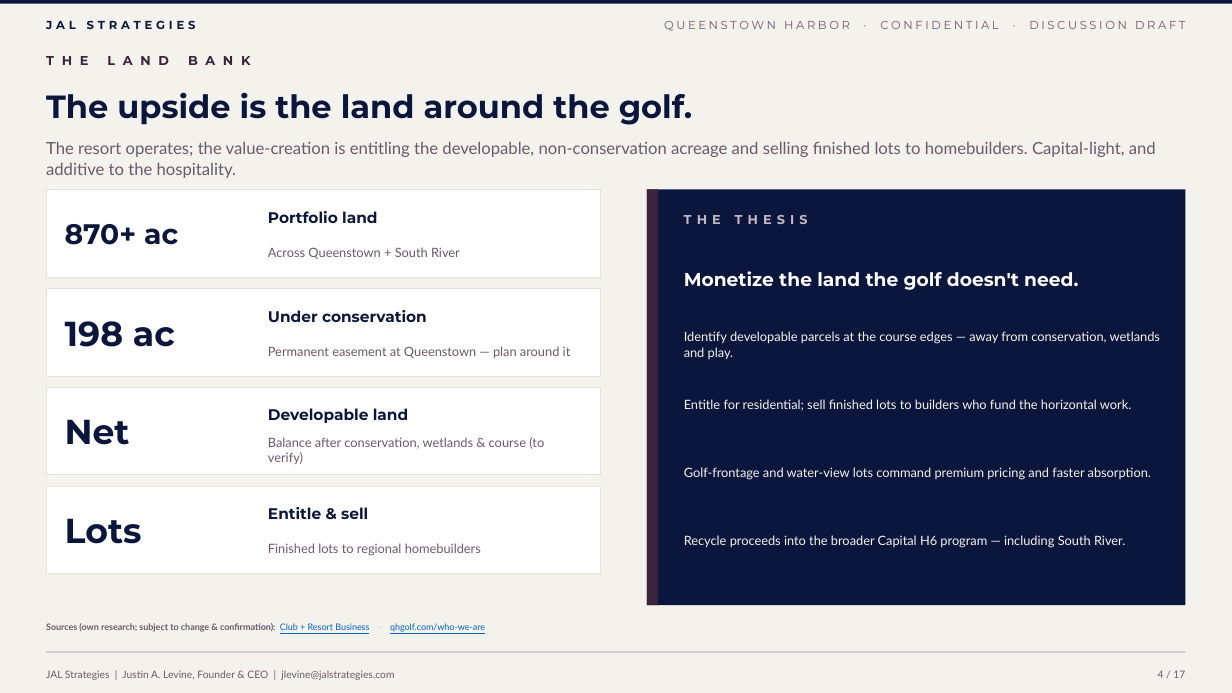
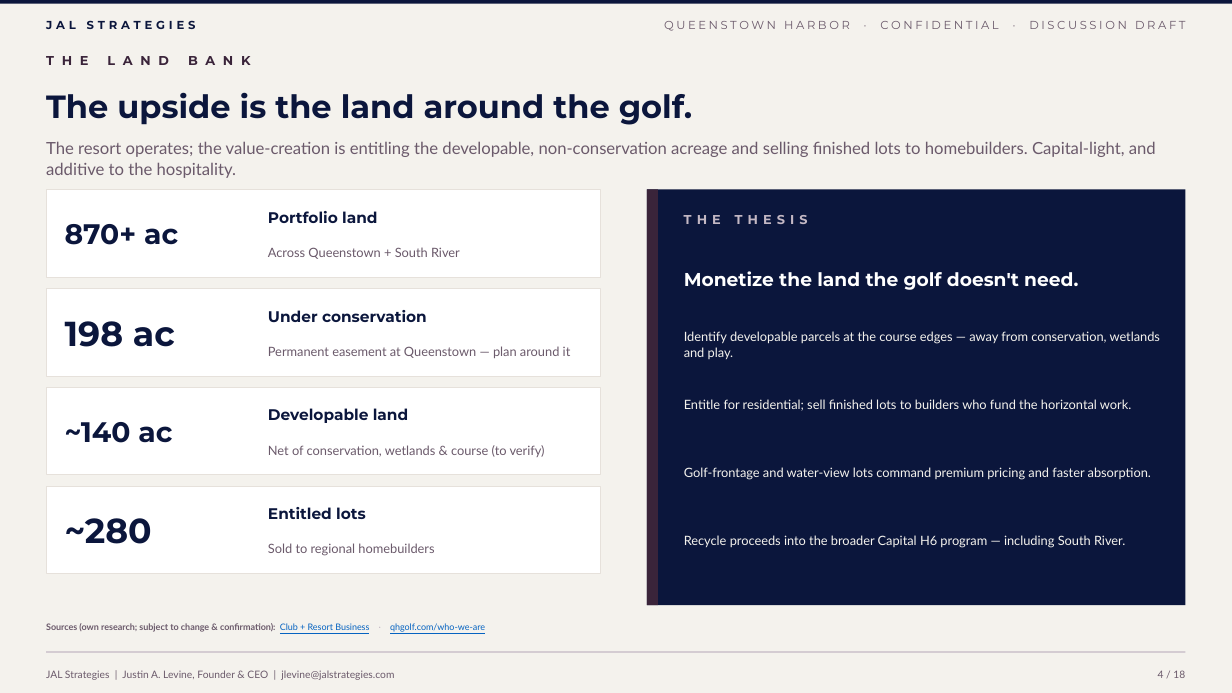
Before and after one commit to jlevine711/Apex, a slide deck: slide 4 of JAL_Queenstown_Harbor_Proposal.pptx. Drawn at 1232x693 pixels with LibreOffice and Linux fonts; fonts in the diff are those of the drawing. Boxes give left, top, right and bottom in pixels: in the first picture for what was removed or moved away, otherwise in the second. Text is boxed around its words. In the diff, an @@ line names an element or a change of style, - is before the commit and + after.

```diff
--- a/JAL_Queenstown_Harbor_Proposal.pptx
+++ b/JAL_Queenstown_Harbor_Proposal.pptx
@@ text at box(65, 422, 172, 443): text changed; size 27 to 22 pt @@
-Net
+~140 ac
@@ text at box(268, 445, 545, 457): text changed @@
-Balance after conservation, wetlands & course (to verify)
+Net of conservation, wetlands & course (to verify)
@@ text at box(268, 507, 366, 519): text changed @@
-Entitle & sell
+Entitled lots
@@ text at box(65, 518, 152, 544): text changed @@
-Lots
+~280
@@ text at box(268, 543, 434, 556): text changed @@
-Finished lots to regional homebuilders
+Sold to regional homebuilders
@@ text at box(1158, 670, 1185, 678): text changed @@
-4 / 17
+4 / 18
```
Also in this commit, not shown: 15 other slides changed, 1 slide added, 2 other files.
